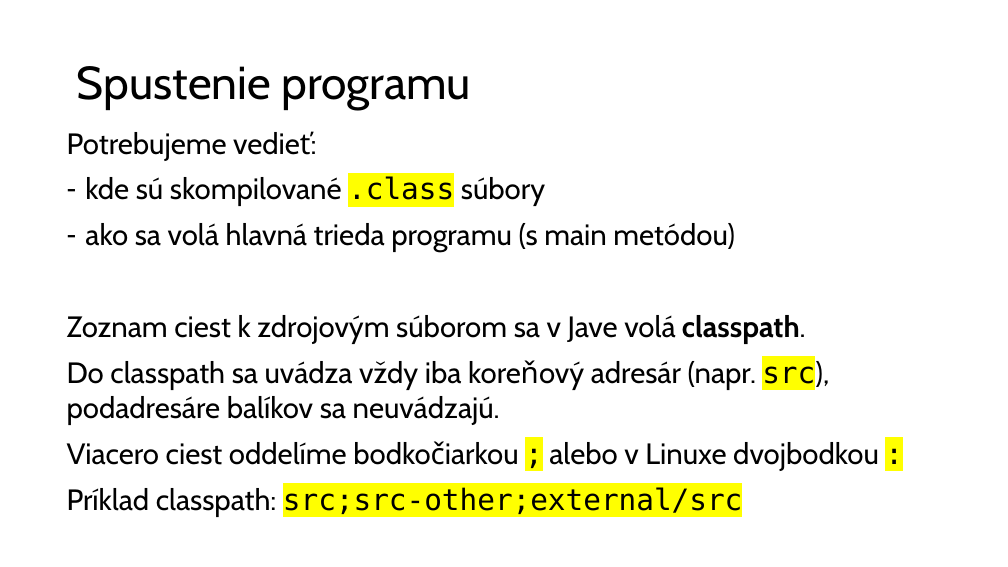
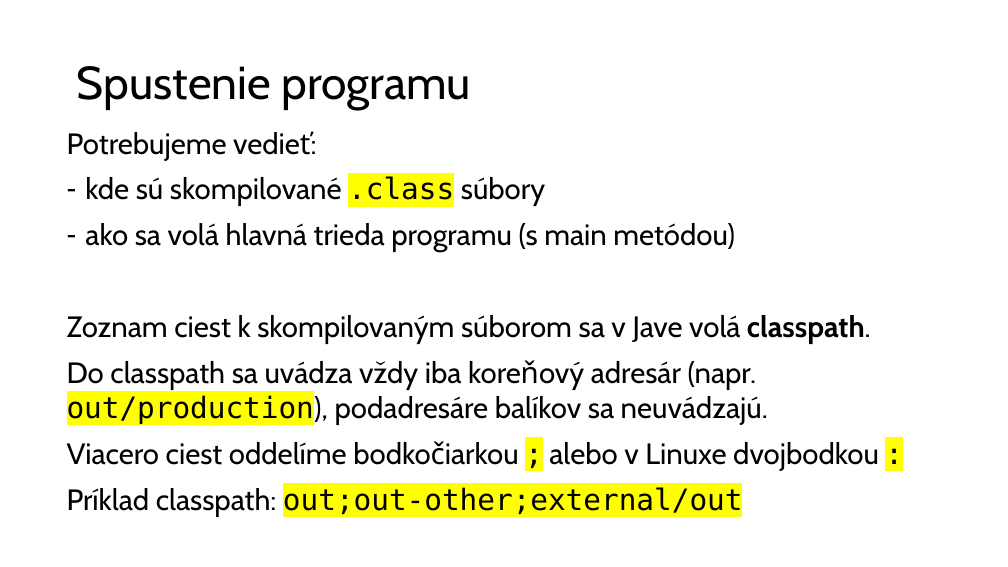
Before and after one commit to wagjo/oop, a slide deck: slide 6 of prezentacie/t16w.pptx. Drawn at 1008x567 pixels with LibreOffice and Linux fonts; fonts in the diff are those of the drawing. Boxes give left, top, right and bottom in pixels: in the first picture for what was removed or moved away, otherwise in the second. Text is boxed around its words. In the diff, an @@ line names an element or a change of style, - is before the commit and + after.

```diff
--- a/prezentacie/t16w.pptx
+++ b/prezentacie/t16w.pptx
@@ text at [67,315,871,425]: text changed @@
-Zoznam ciest k zdrojovým súborom sa v Jave volá classpath.
-Do classpath sa uvádza vždy iba koreňový adresár (napr. src), podadresáre balíkov sa neuvádzajú.
+Zoznam ciest k skompilovaným súborom sa v Jave volá classpath.
+Do classpath sa uvádza vždy iba koreňový adresár (napr. out/production), podadresáre balíkov sa neuvádzajú.
@@ text at [67,486,743,517]: text changed @@
-Príklad classpath: src;src-other;external/src
+Príklad classpath: out;out-other;external/out
```
Also in this commit, not shown: 1 other slide changed, 6 other files.
